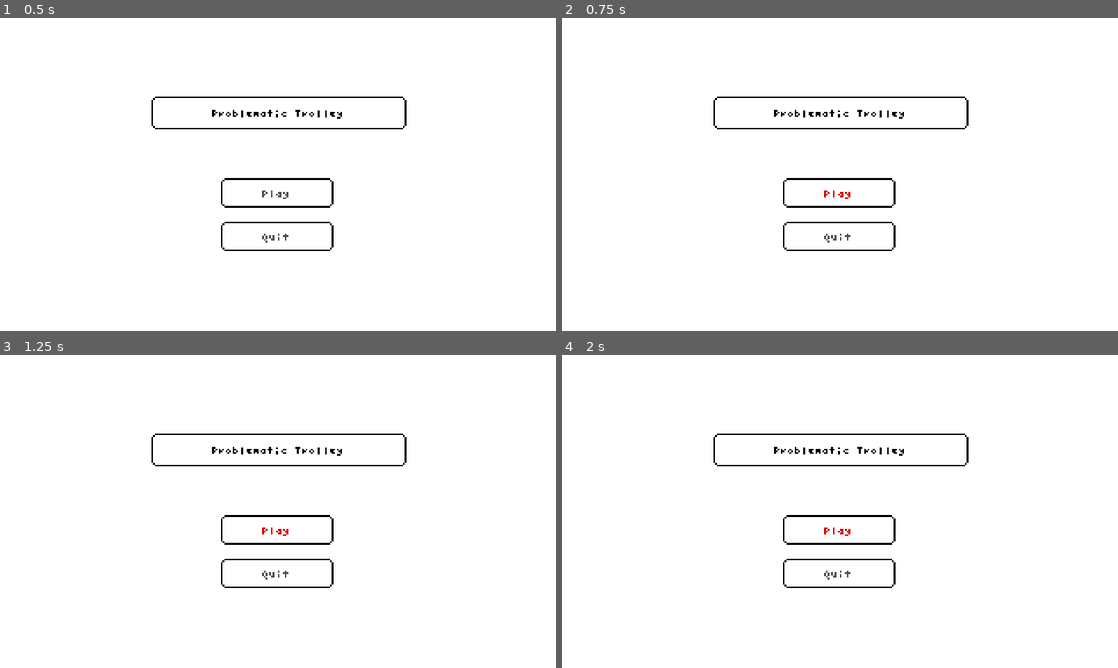
Above: before the commit, frames 1-4 (two rows, left to right).
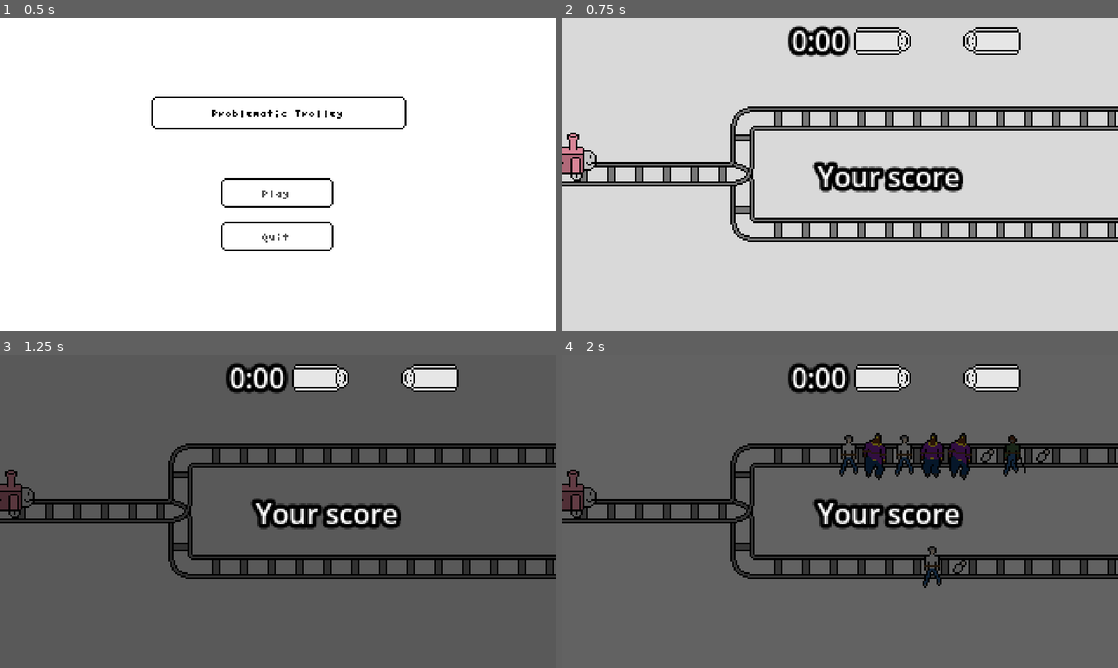
Above: after the commit, the same moments.

Repository: EnzoShoes/problematic-trolley
Game: Godot game, scene res://Scenes/Title Screen/Title Screen.tscn
The game is run twice, just before and just after one commit, with the same random seed, the same clock (stepped at 60 frames per second) and the same inputs.
Inputs (mouse positions are in pixels of both pictures, inside the frame that each line leads up to):
- Up to frame 1 (0.5 s): no input
- Up to frame 2 (0.75 s): click "Play" at 0.5 s
- Up to frame 3 (1.25 s): no input
- Up to frame 4 (2 s): click (840, 530) at 1.25 s, where only the run before the commit has a clickable "Play"

Frame 1 is identical in both runs. In frame 2, 99% of the frame differs, in the area x 0-100%, y 0-100%; in frame 3, 99%; in frame 4, 99%.
Error before the commit: Attempt to call function 'update_progress_bar' in base 'null instance' on a null instance. (res://Scripts/score_manager.gd:30)

Commit message:
fix : some code cleanup NOT WORKING

Diff:
--- a/test/Scenes/In Game-UI/Score bars.tscn
+++ b/test/Scenes/In Game-UI/Score bars.tscn
@@ -13,6 +13,7 @@
 outline_color = Color(0, 0, 0, 1)
 
 [node name="Gauges" type="CanvasLayer"]
+script = ExtResource("1_ddhxu")
 
 [node name="Control" type="Control" parent="."]
 layout_mode = 3
@@ -25,7 +26,6 @@
 offset_bottom = 32.0
 grow_horizontal = 2
 scale = Vector2(3, 3)
-script = ExtResource("1_ddhxu")
 
 [node name="Trust_Gauge" type="TextureProgressBar" parent="Control"]
 layout_mode = 1
--- a/test/Scenes/The problem.tscn
+++ /dev/null
@@ -1,77 +0,0 @@
-[gd_scene load_steps=11 format=3 uid="uid://0sicxkuhx3ft"]
-
-[ext_resource type="Texture2D" uid="uid://b7oc3gndlpep1" path="res://Assets/Sprites/Background.png" id="1_ey8m2"]
-[ext_resource type="Texture2D" uid="uid://dv3bbi1vpekej" path="res://Assets/Sprites/rails_sprite.png" id="2_b664q"]
-[ext_resource type="PackedScene" uid="uid://b5v5lh1cltbg8" path="res://Scenes/victims/victim.tscn" id="4_orfjt"]
-[ext_resource type="Resource" uid="uid://6po3ti6ub4ik" path="res://resources/baby.tres" id="5_83tj0"]
-[ext_resource type="Resource" uid="uid://bkgghrgcsv3kb" path="res://resources/regular_dude.tres" id="5_ie74v"]
-[ext_resource type="PackedScene" uid="uid://cah4mpd32e14d" path="res://Scenes/trolley.tscn" id="6_t8f22"]
-[ext_resource type="Resource" uid="uid://qgpse82pir8n" path="res://resources/bad_dude.tres" id="6_v0683"]
-[ext_resource type="Resource" uid="uid://c7vhveli6eh25" path="res://resources/old_dude.tres" id="7_sm44t"]
-
-[sub_resource type="Curve2D" id="Curve2D_o0a8p"]
-_data = {
-"points": PackedVector2Array(0, 0, 0, 0, -160, 0, 0, 0, 0, 0, -57, 0, 0, 0, 0, 0, -57, 32, 0, 0, 0, 0, 175, 32)
-}
-point_count = 4
-
-[sub_resource type="Curve2D" id="Curve2D_5k05q"]
-_data = {
-"points": PackedVector2Array(0, 0, 0, 0, -160, 0, 0, 0, 0, 0, -57, 0, 0, 0, 0, 0, -57, -32, 0, 0, 0, 0, 174, -32)
-}
-point_count = 4
-
-[node name="The problem" type="Node2D"]
-
-[node name="Background" type="Sprite2D" parent="."]
-scale = Vector2(10, 10)
-texture = ExtResource("1_ey8m2")
-
-[node name="Camera2D" type="Camera2D" parent="."]
-zoom = Vector2(3, 3)
-
-[node name="RailsSprite" type="Sprite2D" parent="."]
-texture = ExtResource("2_b664q")
-
-[node name="Victims" type="Node2D" parent="."]
-
-[node name="victim" parent="Victims" instance=ExtResource("4_orfjt")]
-position = Vector2(28, -33)
-ressource = ExtResource("5_83tj0")
-
-[node name="victim2" parent="Victims" instance=ExtResource("4_orfjt")]
-position = Vector2(97, -33)
-ressource = ExtResource("6_v0683")
-
-[node name="victim3" parent="Victims" instance=ExtResource("4_orfjt")]
-position = Vector2(81, -33)
-ressource = ExtResource("7_sm44t")
-
-[node name="victim4" parent="Victims" instance=ExtResource("4_orfjt")]
-position = Vector2(64, -33)
-ressource = ExtResource("5_ie74v")
-
-[node name="victim5" parent="Victims" instance=ExtResource("4_orfjt")]
-position = Vector2(46, -33)
-
-[node name="victim6" parent="Victims" instance=ExtResource("4_orfjt")]
-position = Vector2(67, 31)
-
-[node name="DownPath" type="Path2D" parent="."]
-curve = SubResource("Curve2D_o0a8p")
-
-[node name="PathFollow2D" type="PathFollow2D" parent="DownPath"]
-position = Vector2(-160, 0)
-rotates = false
-loop = false
-
-[node name="UpPath" type="Path2D" parent="."]
-curve = SubResource("Curve2D_5k05q")
-
-[node name="PathFollow2D" type="PathFollow2D" parent="UpPath"]
-position = Vector2(-160, 0)
-rotates = false
-loop = false
-
-[node name="Trolley" parent="." instance=ExtResource("6_t8f22")]
-unique_name_in_owner = true
--- a/test/Scenes/game_scene.tscn
+++ b/test/Scenes/game.tscn
@@ -1,12 +1,10 @@
-[gd_scene load_steps=5 format=3 uid="uid://cwjbd58dpvslw"]
+[gd_scene load_steps=4 format=3 uid="uid://cwjbd58dpvslw"]
 
-[ext_resource type="Script" path="res://Scripts/problem.gd" id="1_awx8x"]
 [ext_resource type="PackedScene" uid="uid://3kyfnxlgf6vo" path="res://Scenes/problem.tscn" id="2_30vgv"]
 [ext_resource type="PackedScene" uid="uid://ck87kr8c554r3" path="res://Scenes/score_manager.tscn" id="3_stu2i"]
 [ext_resource type="PackedScene" uid="uid://bmw4hbao1f851" path="res://Scenes/In Game-UI/Score bars.tscn" id="4_6pwvn"]
 
 [node name="game" type="Node2D"]
-script = ExtResource("1_awx8x")
 
 [node name="problem_scene" parent="." instance=ExtResource("2_30vgv")]
 
--- a/test/Scripts/problem.gd
+++ b/test/Scripts/problem.gd
@@ -1,8 +1,9 @@
 extends Node2D
 @onready var time_to_solve: Timer = $time_to_solve
 @onready var score_manager: Node = $Score_manager
-@onready var ui_manager: Control = $UI/Control
+@onready var ui: CanvasLayer = $"../UI"
 @onready var troley_controls: Node2D = $troley_controls
+
 
 var loaded_victims = {
 	"top": [],
@@ -84,7 +85,7 @@
 			bad_choice()
 
 func update_time_ui(time_left):
-	ui_manager.update_timer_label(time_left)
+	ui.update_timer_label(time_left)
 
 func check_for_end():
 	if num_choice_made == choices_to_make:
--- a/test/Scripts/progress_bars.gd
+++ b/test/Scripts/progress_bars.gd
@@ -1,9 +1,9 @@
-extends Control
+extends CanvasLayer
 
-@onready var trust_gauge: TextureProgressBar = $Trust_Gauge
-@onready var freedom_gauge: TextureProgressBar = $Freedom_Gauge
-@onready var label: Label = $Label
-@onready var end_of_game_score: Label = $end_of_game_score
+@onready var trust_gauge: TextureProgressBar = $Control/Trust_Gauge
+@onready var freedom_gauge: TextureProgressBar = $Control/Freedom_Gauge
+@onready var label: Label = $Control/Label
+@onready var end_of_game_score: Label = $Control/end_of_game_score
 
 # Called when the node enters the scene tree for the first time.
 func _ready() -> void:
--- a/test/Scripts/score_manager.gd
+++ b/test/Scripts/score_manager.gd
@@ -7,7 +7,8 @@
 var trust_score:int = 0
 var number_of_phases:int = 5 #number of problem during the monitored phase
 const win_requirement = 20 #number of freedom score you need to have in order to activate win sequence
-@onready var UI: Control = $"../UI/Control"
+
+@onready var ui: CanvasLayer = $"../UI"
 
 
 func _process(delta: float) -> void:
@@ -27,7 +28,7 @@
 
 func update_ui(): #pass the value of the score to the gauges so they can be updated in the UI
 	var trust_gauge_value = 100 * trust_score / number_of_phases
-	UI.update_progress_bar(trust_gauge_value, 0)
+	ui.update_progress_bar(trust_gauge_value, 0)
 
 func check_for_win():
 	if freedom_score >= win_requirement:
@@ -39,4 +40,4 @@
 		best_freedom_score = freedom_score
 
 func game_end():
-	UI.end_game(trust_score, number_of_phases)
+	ui.end_game(trust_score, number_of_phases)
--- a/test/Scripts/title_screen.gd
+++ b/test/Scripts/title_screen.gd
@@ -12,7 +12,7 @@
 
 
 func _on_play_pressed() -> void:
-	get_tree().change_scene_to_file("res://Scenes/main_problem_scene.tscn")
+	get_tree().change_scene_to_file("res://Scenes/game.tscn")
 	return
 
 
--- a/test/project.godot
+++ b/test/project.godot
@@ -19,7 +19,6 @@
 
 Globals="*res://Scripts/globals.gd"
 SceneTransition="*res://Scenes/In Game-UI/Scene_Transition.tscn"
-ScoreManager="*res://Scenes/score_manager.tscn"
 
 [display]
 
